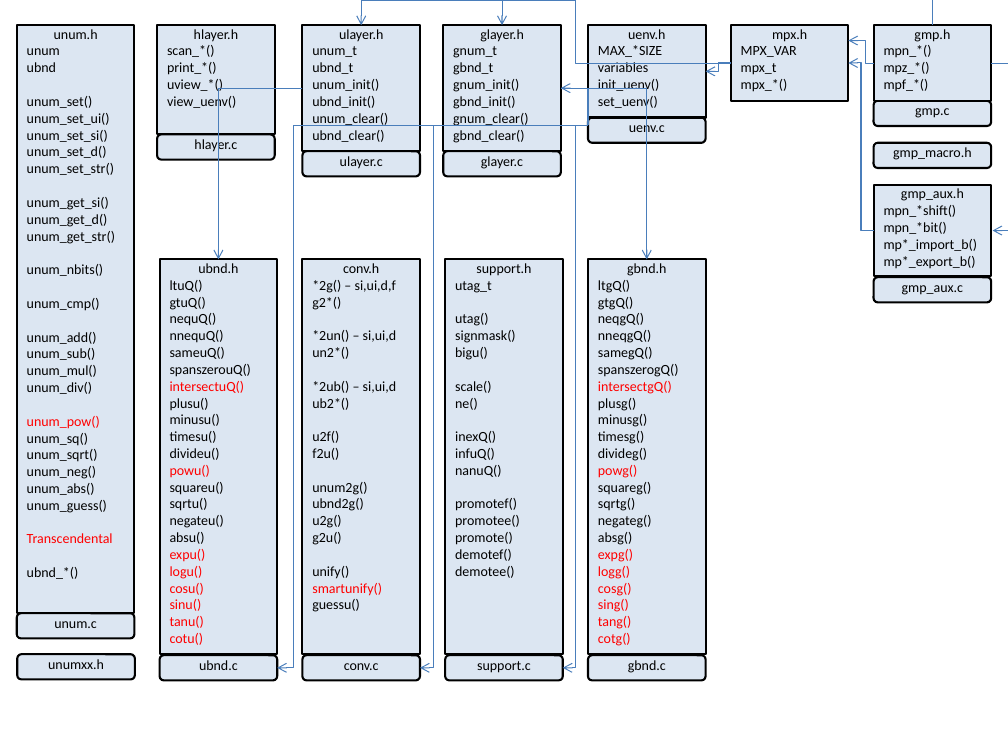
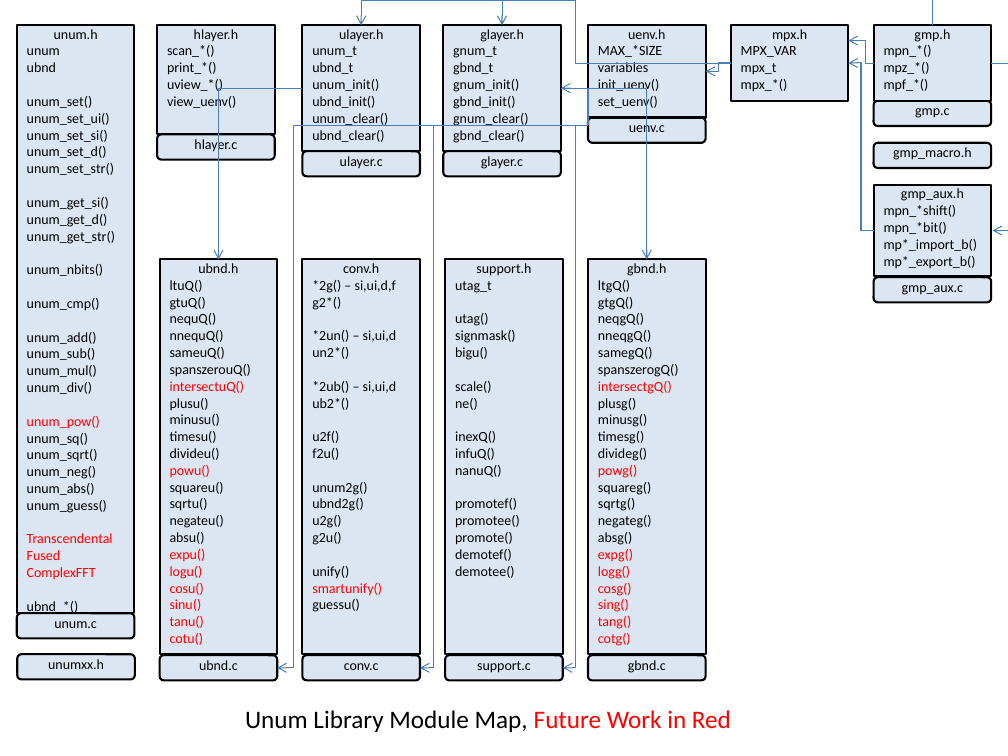
Before and after one commit to LLNL/unum, a slide deck: slide 1 of doc/modules.pptx. Drawn at 1008x756 pixels with LibreOffice and Linux fonts; fonts in the diff are those of the drawing. Boxes give left, top, right and bottom in pixels: in the first picture for what was removed or moved away, otherwise in the second. Text is boxed around its words. In the diff, an @@ line names an element or a change of style, - is before the commit and + after.

```diff
--- a/doc/modules.pptx
+++ b/doc/modules.pptx
@@ text at bbox=[27, 550, 96, 580]: paragraphs added @@
+Fused
+ComplexFFT
@@ text added at bbox=[245, 710, 731, 732], 18 pt, text #000000 @@
+Unum Library Module Map, Future Work in Red
```
Also in this commit, not shown: 8 other files.
